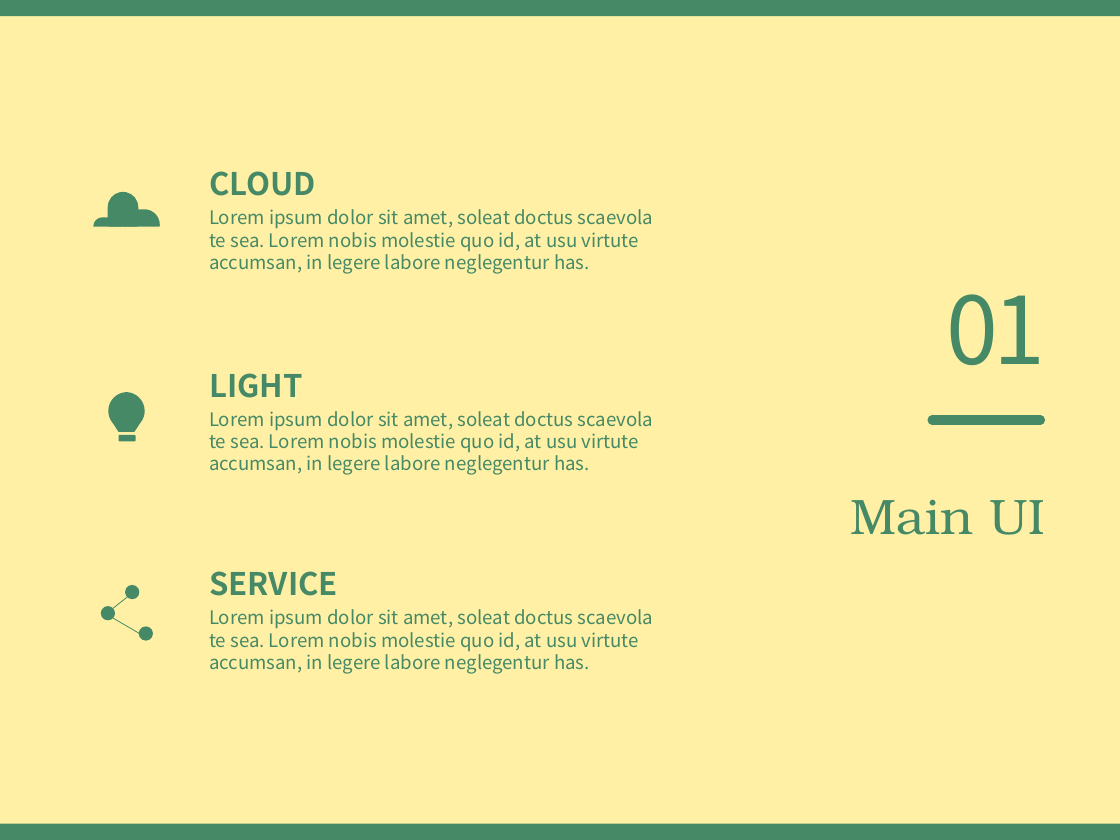
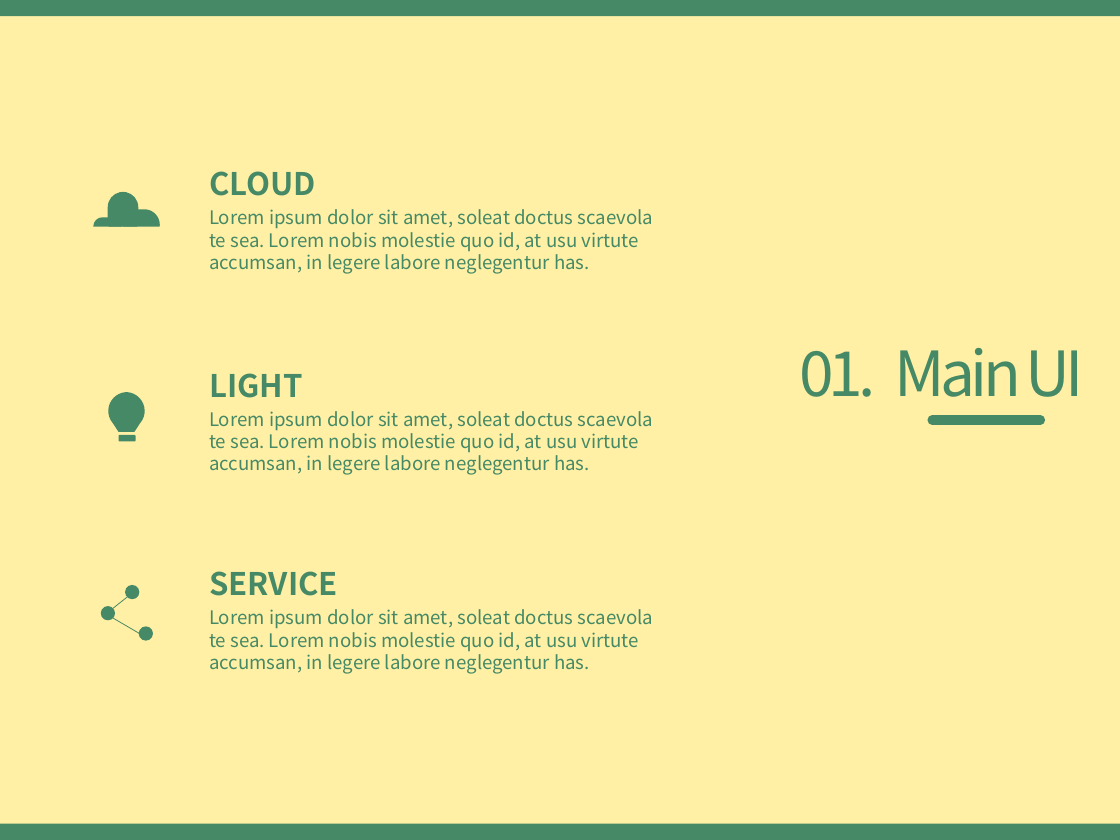
Before and after one commit to EunHaCho/Forme, a slide deck: slide 3 of MarblePang.pptx. Drawn at 1120x840 pixels with LibreOffice and Linux fonts; fonts in the diff are those of the drawing. Boxes give left, top, right and bottom in pixels: in the first picture for what was removed or moved away, otherwise in the second. Text is boxed around its words. In the diff, an @@ line names an element or a change of style, - is before the commit and + after.

```diff
--- a/MarblePang.pptx
+++ b/MarblePang.pptx
@@ text at (799,348,1084,397): text changed; size 60 to 40 pt @@
-01
+01. Main UI
@@ text removed at (851,499,1045,535) @@
-Main UI
```
Also in this commit, not shown: 2 other slides changed, 18 slides added.
